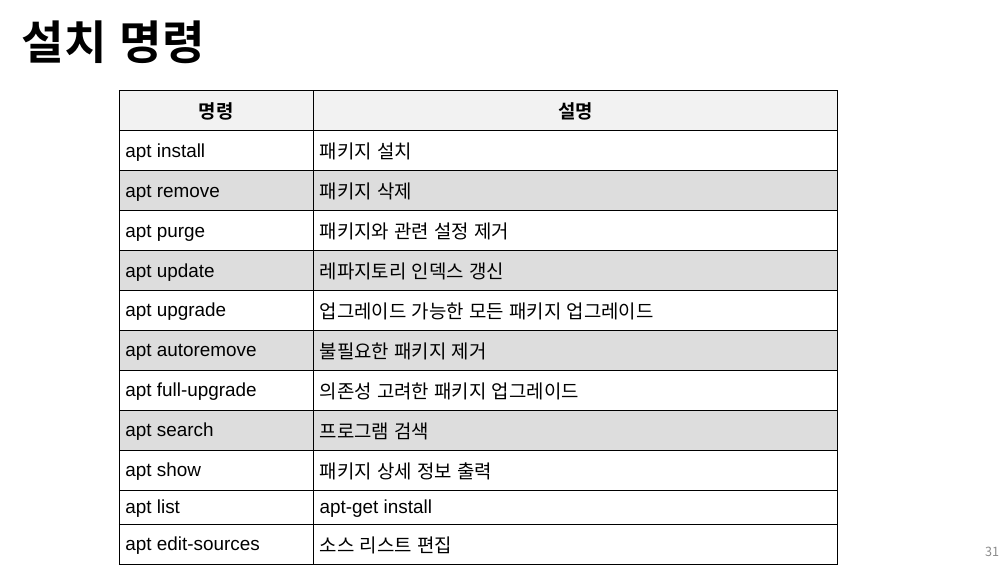
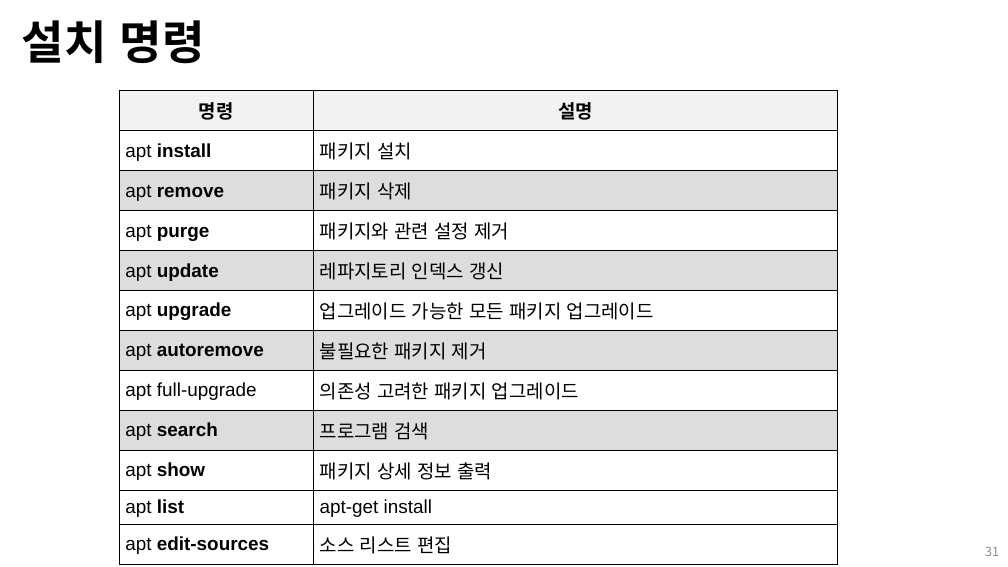
Before and after one commit to Open-Source-Programming/OpenSource-Lec, a slide deck: slide 31 of 05_linux2.pptx. Drawn at 1008x567 pixels with LibreOffice and Linux fonts; fonts in the diff are those of the drawing; background and template pictures are left out. Boxes give left, top, right and bottom in pixels: in the first picture for what was removed or moved away, otherwise in the second. Text is boxed around its words. In the diff, an @@ line names an element or a change of style, - is before the commit and + after.

```diff
--- a/05_linux2.pptx
+++ b/05_linux2.pptx
@@ table at box(119, 91, 838, 558) @@
@@ bold on in "install", "remove", "purge", "update" and 6 more places @@
```
Also in this commit, not shown: 9 other slides changed, 2 slides added, 2 slides removed, 2 other files.
